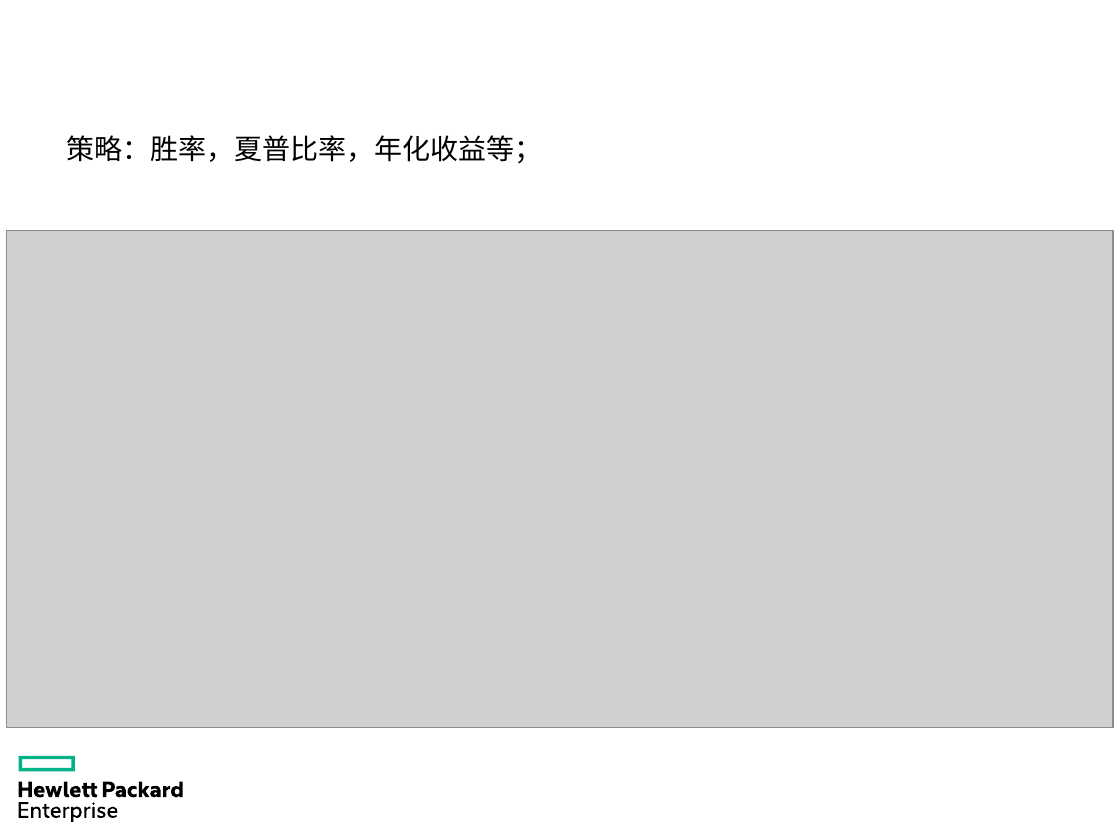
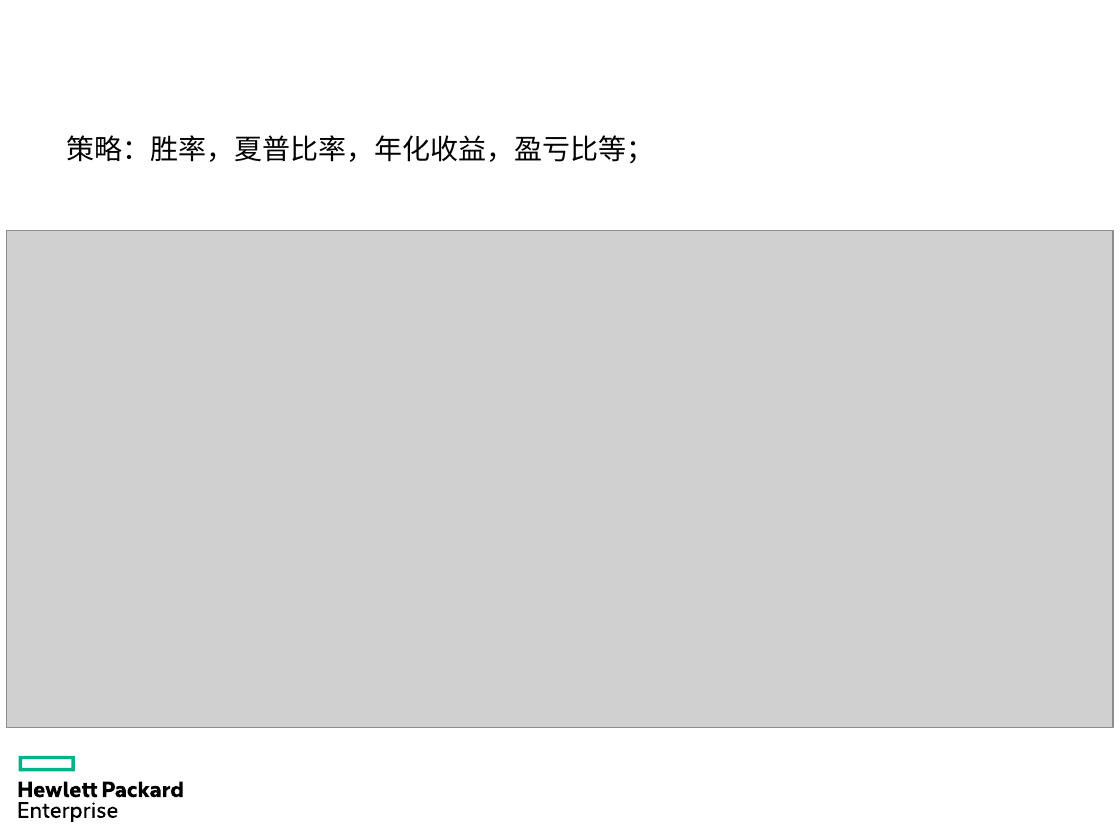
Before and after one commit to chrgu000/JuXin, a slide deck: slide 18 of Original/Files/慧与大数据/量化投资交易.pptx. Drawn at 1120x840 pixels with LibreOffice and Linux fonts; fonts in the diff are those of the drawing; grey boxes stand for pictures; background and template pictures are left out. Boxes give left, top, right and bottom in pixels: in the first picture for what was removed or moved away, otherwise in the second. Text is boxed around its words. In the diff, an @@ line names an element or a change of style, - is before the commit and + after.

```diff
--- a/Original/Files/慧与大数据/量化投资交易.pptx
+++ b/Original/Files/慧与大数据/量化投资交易.pptx
@@ text at [66,135,654,164]: text changed @@
-策略：胜率，夏普比率，年化收益等；
+策略：胜率，夏普比率，年化收益，盈亏比等；
```
Also in this commit, not shown: 1 other slide changed, 7 slides added, 6 other files.
